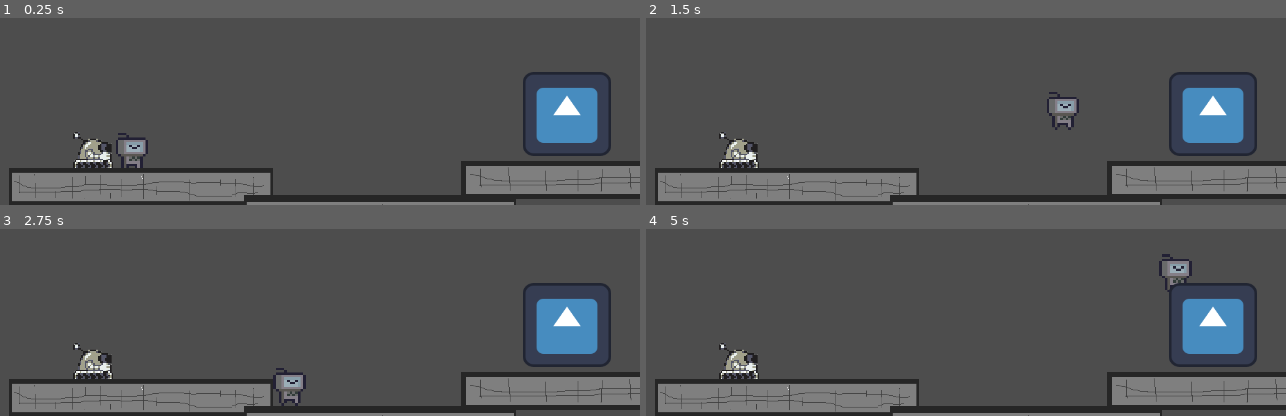
Above: before the commit, frames 1-4 (two rows, left to right).
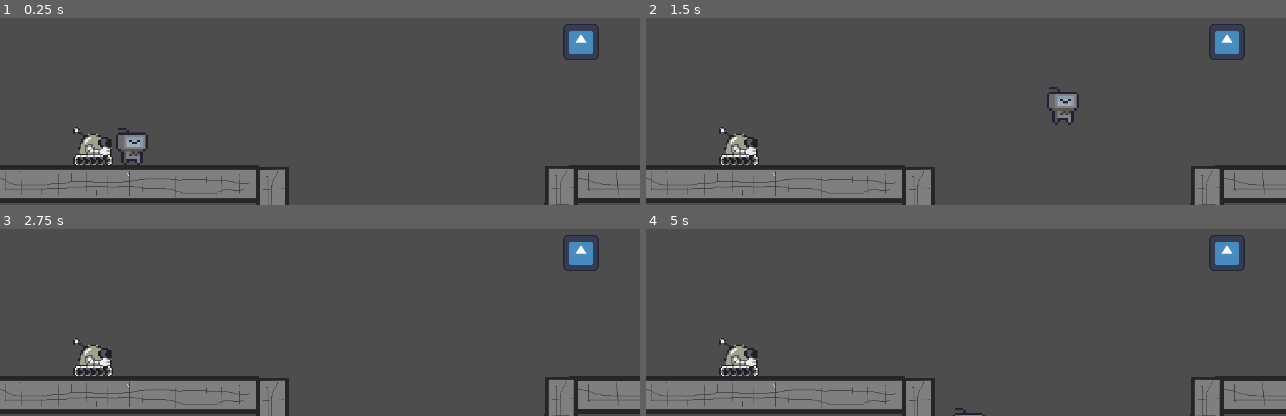
Above: after the commit, the same moments.

Repository: gdp-ufrj/Nut-Bolt
Game: Godot game, scene res://Cenas/Game Controller.tscn
Two runs of this game, one before a commit and one after it. Both use one fixed random seed, a clock stepped at 60 frames per second and the inputs below. The engine's default icon, where the game draws it, is replaced by a stand-in: a white triangle on a blue panel in a dark square.
Inputs:
- Up to frame 1 (0.25 s): no input
- Up to frame 2 (1.5 s): tap Enter at 0.5 s; hold Right (ui_right) from 0.53 s (still down); tap E (interagir) at 0.6, 1.35 s; tap Up (ui_up) at 0.77 s
- Up to frame 3 (2.75 s): tap Up (ui_up) at 1.52 s; release Right (ui_right) at 2.03 s; hold Left (ui_left) from 2.03 s (still down); tap E (interagir) at 2.1 s
- Up to frame 4 (5 s): release Left (ui_left) at 2.78 s; hold Right (ui_right) 2.78-4.28 s; tap E (interagir) at 2.85, 3.6, 4.35 s; tap Up (ui_up) at 3.02, 3.77, 4.52 s; hold Left (ui_left) from 4.28 s (still down)

The runs differ from the first frame. In frame 1, 15% of the frame differs, in the area x 0-100%, y 3-100%; in frame 2, 16%; in frame 3, 15%; in frame 4, 16%.

Commit message:
ajuste de cenario

Diff:
--- /dev/null
+++ b/plataform-2d-godot/Cenas/Roteador.tscn
@@ -0,0 +1,17 @@
+[gd_scene load_steps=3 format=3 uid="uid://cg0iyugvxt7cr"]
+
+[ext_resource type="Texture2D" uid="uid://hnb27m6dpn6h" path="res://icon.svg" id="1_eaxif"]
+
+[sub_resource type="RectangleShape2D" id="RectangleShape2D_eaxif"]
+size = Vector2(32.5, 33.25)
+
+[node name="Roteador" type="Node2D"]
+
+[node name="StaticBody2D" type="StaticBody2D" parent="."]
+
+[node name="Sprite2D" type="Sprite2D" parent="StaticBody2D"]
+scale = Vector2(0.275391, 0.280098)
+texture = ExtResource("1_eaxif")
+
+[node name="CollisionShape2D" type="CollisionShape2D" parent="StaticBody2D"]
+shape = SubResource("RectangleShape2D_eaxif")
--- a/plataform-2d-godot/Cenas/level_0.tscn
+++ b/plataform-2d-godot/Cenas/level_0.tscn
@@ -1,18 +1,20 @@
-[gd_scene load_steps=8 format=3 uid="uid://denase3qiamo0"]
+[gd_scene load_steps=10 format=3 uid="uid://denase3qiamo0"]
 
 [ext_resource type="PackedScene" uid="uid://dutaywbb4vjh" path="res://Cenas/player_1.tscn" id="1_0ivv4"]
 [ext_resource type="PackedScene" uid="uid://cj3qbb7deufpm" path="res://Cenas/player_2.tscn" id="2_sdgiu"]
 [ext_resource type="Texture2D" uid="uid://cf8104fl6hons" path="res://Sprites/Placeholders/plat.png" id="3_y1ous"]
 [ext_resource type="PackedScene" uid="uid://bih7god6r8j2v" path="res://Cenas/porta.tscn" id="4_sdgiu"]
+[ext_resource type="PackedScene" uid="uid://cg0iyugvxt7cr" path="res://Cenas/Roteador.tscn" id="5_y1ous"]
+[ext_resource type="PackedScene" uid="uid://dyxc1ir83fse1" path="res://Cenas/parede.tscn" id="6_8lyfk"]
 
 [sub_resource type="RectangleShape2D" id="RectangleShape2D_ovq2m"]
-size = Vector2(267.25, 32)
+size = Vector2(257, 37)
 
 [sub_resource type="RectangleShape2D" id="RectangleShape2D_rb1dw"]
 size = Vector2(477.563, 33.25)
 
 [sub_resource type="RectangleShape2D" id="RectangleShape2D_chlto"]
-size = Vector2(267.5, 50)
+size = Vector2(278, 57)
 
 [node name="Level 0" type="Node2D"]
 position = Vector2(-2, -1)
@@ -27,12 +29,12 @@
 
 [node name="CollisionShape2D" type="CollisionShape2D" parent="StaticBody2D2"]
 top_level = true
-position = Vector2(142, 304)
+position = Vector2(130.5, 301.5)
 shape = SubResource("RectangleShape2D_ovq2m")
 
 [node name="Sprite2D" type="Sprite2D" parent="StaticBody2D2"]
 visibility_layer = 3
-position = Vector2(143, 303)
+position = Vector2(129, 300)
 scale = Vector2(0.363136, 0.678571)
 texture = ExtResource("3_y1ous")
 
@@ -40,26 +42,39 @@
 
 [node name="CollisionShape2D" type="CollisionShape2D" parent="StaticBody2D"]
 top_level = true
-position = Vector2(706, 299)
+position = Vector2(812, 302)
 shape = SubResource("RectangleShape2D_rb1dw")
 
 [node name="Sprite2D" type="Sprite2D" parent="StaticBody2D"]
-position = Vector2(707, 296)
+position = Vector2(815, 300)
 scale = Vector2(0.671939, 0.669643)
 texture = ExtResource("3_y1ous")
 
 [node name="plataforma_movel" type="StaticBody2D" parent="."]
 
 [node name="Sprite2D" type="Sprite2D" parent="plataforma_movel"]
-position = Vector2(382, 339)
+position = Vector2(427, 466)
 scale = Vector2(0.375172, 1)
 texture = ExtResource("3_y1ous")
 
 [node name="CollisionShape2D" type="CollisionShape2D" parent="plataforma_movel"]
 top_level = true
-position = Vector2(379, 337)
+position = Vector2(424, 464.5)
 shape = SubResource("RectangleShape2D_chlto")
 
 [node name="Porta" parent="." instance=ExtResource("4_sdgiu")]
-position = Vector2(570, 229)
+position = Vector2(814, 228)
 next_scene = "res://Cenas/level_1.tscn"
+
+[node name="Roteador" parent="." instance=ExtResource("5_y1ous")]
+position = Vector2(583, 158)
+
+[node name="Parede" parent="." instance=ExtResource("6_8lyfk")]
+position = Vector2(275, 393)
+rotation = 1.56501
+scale = Vector2(0.8, 1)
+
+[node name="parede" parent="." instance=ExtResource("6_8lyfk")]
+position = Vector2(563, 392)
+rotation = 1.57252
+scale = Vector2(0.8, 1)
--- /dev/null
+++ b/plataform-2d-godot/Cenas/parede.tscn
@@ -0,0 +1,19 @@
+[gd_scene load_steps=3 format=3 uid="uid://dyxc1ir83fse1"]
+
+[ext_resource type="Texture2D" uid="uid://cf8104fl6hons" path="res://Sprites/Placeholders/plat.png" id="1_ju15d"]
+
+[sub_resource type="RectangleShape2D" id="RectangleShape2D_o48vq"]
+size = Vector2(275, 30)
+
+[node name="parede" type="Node2D"]
+
+[node name="StaticBody2D" type="StaticBody2D" parent="."]
+
+[node name="Sprite2D" type="Sprite2D" parent="StaticBody2D"]
+position = Vector2(2.98023e-08, 5.96046e-08)
+scale = Vector2(0.377579, 0.59375)
+texture = ExtResource("1_ju15d")
+
+[node name="CollisionShape2D" type="CollisionShape2D" parent="StaticBody2D"]
+position = Vector2(-0.5, -1)
+shape = SubResource("RectangleShape2D_o48vq")
